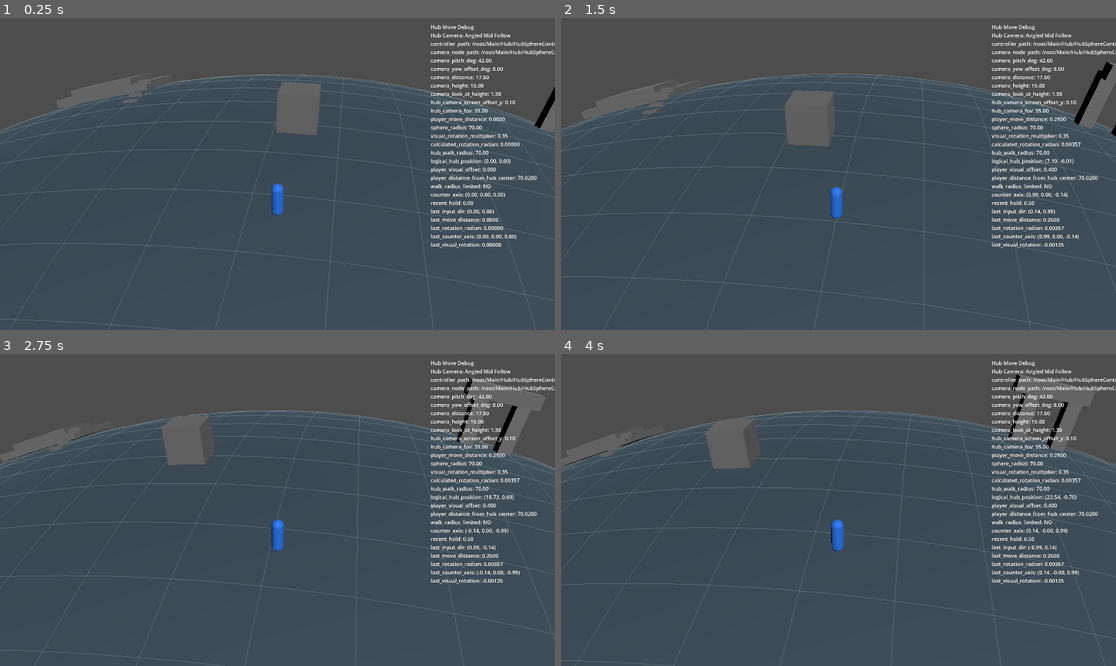
Above: before the commit, frames 1-4 (two rows, left to right).
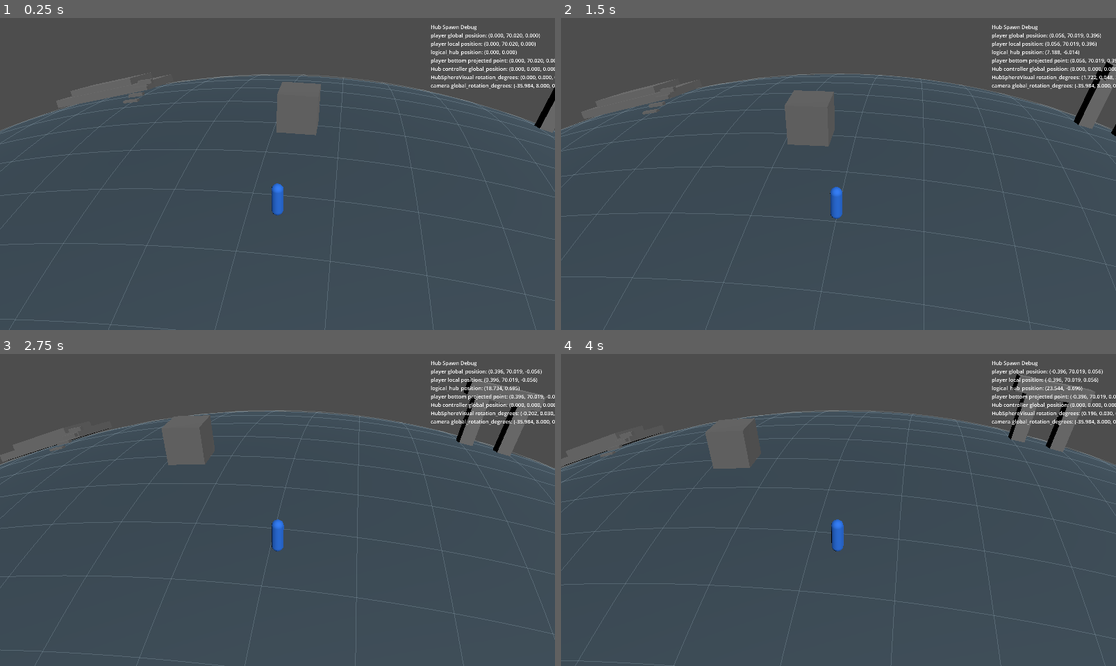
Above: after the commit, the same moments.

Repository: ttww14700-tech/GodotProject-AstralEcho
Game: Godot game, scene res://scenes/Main.tscn
The game is run twice, just before and just after one commit, with the same random seed, the same clock (stepped at 60 frames per second) and the same inputs.
Inputs:
- Up to frame 1 (0.25 s): no input
- Up to frame 2 (1.5 s): tap Enter at 0.5 s; hold D (move_right) 0.53-1.28 s; hold W (camera_push_forward) 0.53-1.28 s; hold S (slow_down) from 1.28 s (still down); tap Space (dodge) at 1.35 s
- Up to frame 3 (2.75 s): release S (slow_down) at 2.03 s; hold D (move_right) from 2.03 s (still down); tap B (retreat) at 2.1 s
- Up to frame 4 (4 s): tap W (camera_push_forward) at 2.85 s; release D (move_right) at 3.53 s; hold A (move_left) from 3.53 s (still down); tap Space (dodge) at 3.6 s

The runs differ from the first frame. In frame 1, 2.7% of the frame differs, in the area x 77-100%, y 2-74%; in frame 2, 2.7%; in frame 3, 2.7%; in frame 4, 2.7%.

Commit message:
Add Hub grid alignment debug markers

Diff:
--- a/scripts/Hub.gd
+++ b/scripts/Hub.gd
@@ -19,6 +19,7 @@
 @export var project_scene_primitives_to_sphere := true
 @export var hub_placement_plane_size := 12.0
 @export var show_hub_placement_plane_debug := true
+@export var show_hub_grid_alignment_debug := false
 
 var module_buttons := {}
 var expectation_label: Label
@@ -71,6 +72,7 @@
 	hub_sphere_controller.project_scene_primitives_to_sphere = project_scene_primitives_to_sphere
 	hub_sphere_controller.hub_placement_plane_size = hub_placement_plane_size
 	hub_sphere_controller.show_hub_placement_plane_debug = show_hub_placement_plane_debug
+	hub_sphere_controller.show_hub_grid_alignment_debug = show_hub_grid_alignment_debug
 
 
 func _build_ui() -> void:
--- a/scripts/HubSphereController.gd
+++ b/scripts/HubSphereController.gd
@@ -29,6 +29,7 @@
 @export var project_scene_primitives_to_sphere := true
 @export var hub_placement_plane_size := 12.0
 @export var show_hub_placement_plane_debug := true
+@export var show_hub_grid_alignment_debug := false
 
 const PLAYER_RADIUS_RATIO := 0.16
 const CAMERA_DISTANCE_RATIO := 2.2
@@ -39,7 +40,7 @@
 const SURFACE_GRID_STEP := 4.0
 const SURFACE_GRID_SEGMENT_STEP := 1.0
 const DEBUG_PANEL_WIDTH := 430.0
-const DEBUG_PANEL_HEIGHT := 540.0
+const DEBUG_PANEL_HEIGHT := 280.0
 const HUB_CAMERA_MODE := "Angled Mid Follow"
 const RECENT_MOVE_DEBUG_HOLD_TIME := 0.5
 const HUB_REFERENCE_BOX_SPECS := [
@@ -60,6 +61,8 @@
 var hub_sphere_mesh: MeshInstance3D
 var hub_reference_visuals: Node3D
 var hub_placement_plane_debug: MeshInstance3D
+var hub_logical_origin_marker: MeshInstance3D
+var hub_visual_grid_center_marker: MeshInstance3D
 var player_node: Node3D
 var player_mesh: MeshInstance3D
 var camera_rig: Node3D
@@ -89,6 +92,8 @@
 
 func _ready() -> void:
 	_build_hub_sphere()
+	_setup_hub_logical_origin_marker()
+	_setup_hub_visual_grid_center_marker()
 	_build_player()
 	_update_player_visual()
 	_setup_hub_reference_primitives()
@@ -102,6 +107,8 @@
 func _process(delta: float) -> void:
 	_update_recent_move_debug_timer(delta)
 	_update_player_movement(delta)
+	_update_hub_visual_grid_center_marker()
+	_update_grid_alignment_debug_visibility()
 	_update_player_visual()
 	_update_central_tower_interaction()
 	_update_camera_transform(delta)
@@ -273,6 +280,58 @@
 	hub_placement_plane_debug.visible = show_hub_placement_plane_debug
 
 
+func _setup_hub_logical_origin_marker() -> void:
+	hub_logical_origin_marker = get_node_or_null("HubLogicalOriginMarker") as MeshInstance3D
+	if not hub_logical_origin_marker:
+		hub_logical_origin_marker = MeshInstance3D.new()
+		hub_logical_origin_marker.name = "HubLogicalOriginMarker"
+		add_child(hub_logical_origin_marker)
+
+	var marker_mesh := SphereMesh.new()
+	marker_mesh.radius = 0.25
+	marker_mesh.height = 0.5
+	marker_mesh.radial_segments = 16
+	marker_mesh.rings = 8
+	hub_logical_origin_marker.mesh = marker_mesh
+	hub_logical_origin_marker.material_override = _material(Color(1.0, 0.86, 0.18))
+	hub_logical_origin_marker.position = _surface_position_from_offset(Vector2.ZERO)
+	hub_logical_origin_marker.rotation = Vector3.ZERO
+	_update_grid_alignment_debug_visibility()
+
+
+func _setup_hub_visual_grid_center_marker() -> void:
+	hub_visual_grid_center_marker = get_node_or_null("HubVisualGridCenterMarker") as MeshInstance3D
+	if not hub_visual_grid_center_marker:
+		hub_visual_grid_center_marker = MeshInstance3D.new()
+		hub_visual_grid_center_marker.name = "HubVisualGridCenterMarker"
+		add_child(hub_visual_grid_center_marker)
+
+	var marker_mesh := SphereMesh.new()
+	marker_mesh.radius = 0.18
+	marker_mesh.height = 0.36
+	marker_mesh.radial_segments = 16
+	marker_mesh.rings = 8
+	hub_visual_grid_center_marker.mesh = marker_mesh
+	hub_visual_grid_center_marker.material_override = _material(Color(0.95, 0.18, 0.18))
+	_update_hub_visual_grid_center_marker()
+	_update_grid_alignment_debug_visibility()
+
+
+func _update_hub_visual_grid_center_marker() -> void:
+	if not hub_visual_grid_center_marker or not hub_sphere_visual:
+		return
+
+	var grid_center_local := _surface_grid_point(Vector2.ZERO, hub_sphere_radius + GRID_RADIUS_OFFSET)
+	hub_visual_grid_center_marker.global_position = hub_sphere_visual.to_global(grid_center_local)
+
+
+func _update_grid_alignment_debug_visibility() -> void:
+	if hub_logical_origin_marker:
+		hub_logical_origin_marker.visible = show_hub_grid_alignment_debug
+	if hub_visual_grid_center_marker:
+		hub_visual_grid_center_marker.visible = show_hub_grid_alignment_debug
+
+
 func _setup_central_tower_interaction_capsule() -> void:
 	var central_tower := hub_reference_visuals.get_node_or_null("CentralBlockTower") as Node3D
 	if not central_tower:
@@ -498,41 +557,45 @@
 	if not debug_label:
 		return
 
-	var runtime_camera_fov := hub_camera.fov if hub_camera else hub_camera_fov
-	debug_label.text = "Hub Move Debug\nHub Camera: %s\ncontroller_path: %s\ncamera_node_path: %s\ncamera_pitch_deg: %.2f\ncamera_yaw_offset_deg: %.2f\ncamera_distance: %.2f\ncamera_height: %.2f\ncamera_look_at_height: %.2f\nhub_camera_screen_offset_y: %.2f\nhub_camera_fov: %.2f\nplayer_move_distance: %.4f\nsphere_radius: %.2f\nvisual_rotation_multiplier: %.2f\ncalculated_rotation_radian: %.5f\nhub_walk_radius: %.2f\nlogical_hub_position: (%.2f, %.2f)\nplayer_visual_offset: %.3f\nplayer_distance_from_hub_center: %.4f\nwalk_radius_limited: %s\ncounter_axis: (%.2f, %.2f, %.2f)\nrecent_hold: %.2f\nlast_input_dir: (%.2f, %.2f)\nlast_move_distance: %.4f\nlast_rotation_radian: %.5f\nlast_counter_axis: (%.2f, %.2f, %.2f)\nlast_visual_rotation: %.5f" % [
-		HUB_CAMERA_MODE,
-		str(get_path()),
-		str(hub_camera.get_path()) if hub_camera else "<none>",
-		hub_camera_pitch_deg,
-		hub_camera_yaw_offset_deg,
-		hub_camera_distance,
-		hub_camera_height,
-		hub_camera_look_at_height,
-		hub_camera_screen_offset_y,
-		runtime_camera_fov,
-		last_player_move_distance,
-		hub_sphere_radius,
-		visual_rotation_multiplier,
-		last_calculated_rotation_radian,
-		hub_walk_radius,
-		logical_hub_position.x,
-		logical_hub_position.y,
-		player_visual_offset.length(),
-		_get_player_distance_from_hub_center(),
-		"YES" if last_is_walk_radius_limited else "NO",
-		last_counter_rotation_axis.x,
-		last_counter_rotation_axis.y,
-		last_counter_rotation_axis.z,
-		recent_move_debug_timer,
-		recent_input_dir.x,
-		recent_input_dir.y,
-		recent_move_distance,
-		recent_rotation_radian,
-		recent_counter_axis.x,
-		recent_counter_axis.y,
-		recent_counter_axis.z,
-		recent_visual_rotation
+	var player_global_position := player_node.global_position if player_node else Vector3.ZERO
+	var player_local_position := player_node.position if player_node else Vector3.ZERO
+	var player_bottom_projected_point := _get_player_bottom_projected_point()
+	var sphere_rotation_degrees := hub_sphere_visual.rotation_degrees if hub_sphere_visual else Vector3.ZERO
+	var camera_global_rotation_degrees := hub_camera.global_rotation_degrees if hub_camera else Vector3.ZERO
+	debug_label.text = "Hub Spawn Debug\nplayer global_position: %s\nplayer local position: %s\nlogical_hub_position: %s\nplayer bottom projected point: %s\nHub controller global_position: %s\nHubSphereVisual rotation_degrees: %s\ncamera global_rotation_degrees: %s" % [
+		_format_vector3(player_global_position),
+		_format_vector3(player_local_position),
+		_format_vector2(logical_hub_position),
+		_format_vector3(player_bottom_projected_point),
+		_format_vector3(global_position),
+		_format_vector3(sphere_rotation_degrees),
+		_format_vector3(camera_global_rotation_degrees)
 	]
+	if show_hub_grid_alignment_debug:
+		debug_label.text += "\norigin_grid_center_distance: %.3f" % _get_origin_grid_center_distance()
+
+
+func _get_origin_grid_center_distance() -> float:
+	if not hub_logical_origin_marker or not hub_visual_grid_center_marker:
+		return 0.0
+	return hub_logical_origin_marker.global_position.distance_to(hub_visual_grid_center_marker.global_position)
+
+
+func _get_player_bottom_projected_point() -> Vector3:
+	if not player_node:
+		return Vector3.ZERO
+
+	var player_bottom_local := player_node.position
+	var projected_local := _surface_position_from_offset(Vector2(player_bottom_local.x, player_bottom_local.z))
+	return global_transform * projected_local
+
+
+func _format_vector2(value: Vector2) -> String:
+	return "(%.3f, %.3f)" % [value.x, value.y]
+
+
+func _format_vector3(value: Vector3) -> String:
+	return "(%.3f, %.3f, %.3f)" % [value.x, value.y, value.z]
 
 
 func _get_player_distance_from_hub_center() -> float:
